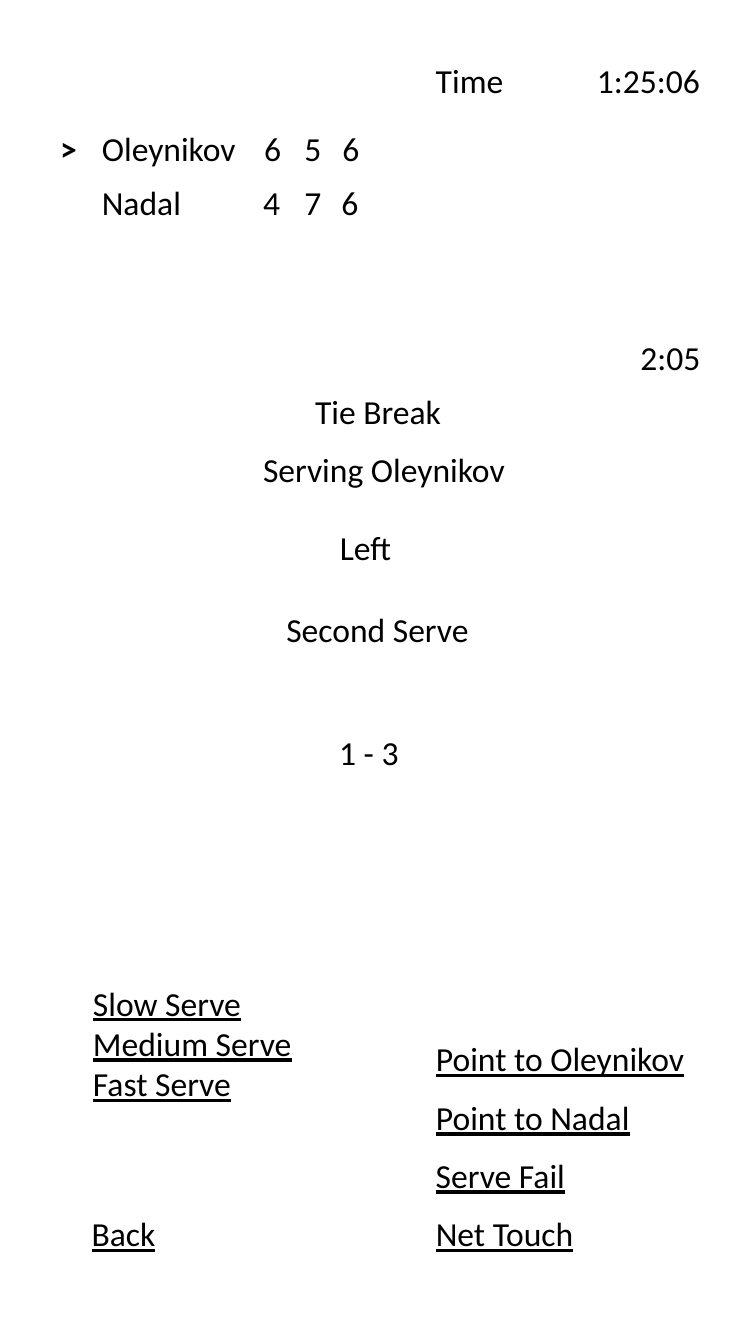
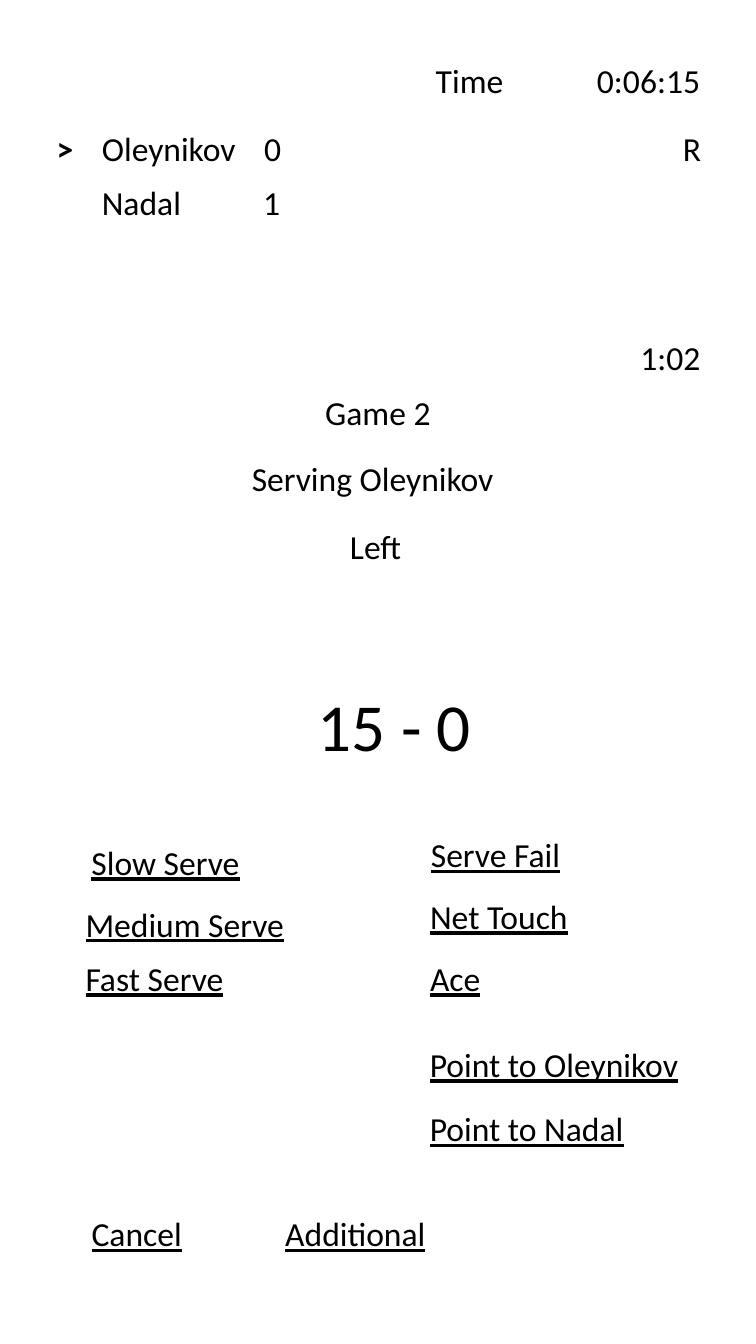
Before and after one commit to yuriyoleynikov/YoTennis, a slide deck: slide 46 of docs/UI.pptx (slide 7 before the commit). Drawn at 756x1344 pixels with LibreOffice and Linux fonts; fonts in the diff are those of the drawing. Boxes give left, top, right and bottom in pixels: in the first picture for what was removed or moved away, otherwise in the second. Text is boxed around its words. In the diff, an @@ line names an element or a change of style, - is before the commit and + after.

```diff
--- a/docs/UI.pptx
+++ b/docs/UI.pptx
@@ text at (x1=597, y1=70, x2=700, y2=94): text changed @@
-1:25:06
+0:06:15
@@ text ">" moved from (x1=47, y1=121, x2=91, y2=175) to (x1=43, y1=121, x2=87, y2=175) @@
@@ text at (x1=264, y1=139, x2=281, y2=162): text changed @@
-6
+0
@@ text removed at (x1=304, y1=139, x2=321, y2=162) @@
-5
@@ text removed at (x1=342, y1=138, x2=359, y2=162) @@
-6
@@ text added at (x1=683, y1=139, x2=701, y2=161), 18 pt, text #000000 @@
+R
@@ text at (x1=263, y1=193, x2=280, y2=215): text changed @@
-4
+1
@@ text removed at (x1=304, y1=193, x2=321, y2=215) @@
-7
@@ text removed at (x1=341, y1=192, x2=358, y2=216) @@
-6
@@ text at (x1=640, y1=348, x2=700, y2=371): text changed @@
-2:05
+1:02
@@ text removed at (x1=315, y1=400, x2=441, y2=425) @@
-Tie Break
@@ text added at (x1=325, y1=403, x2=431, y2=426), 18 pt, text #000000 @@
+Game 2
@@ text "Serving Oleynikov" moved from (x1=263, y1=458, x2=505, y2=488) to (x1=252, y1=467, x2=494, y2=497) @@
@@ text "Left" moved from (x1=340, y1=537, x2=391, y2=561) to (x1=350, y1=536, x2=401, y2=560) @@
@@ text removed at (x1=286, y1=618, x2=469, y2=643) @@
-Second Serve
@@ text added at (x1=318, y1=707, x2=471, y2=752), 36 pt, text #000000 @@
+15 - 0
@@ text removed at (x1=339, y1=743, x2=399, y2=766) @@
-1 - 3
@@ text "Serve Fail" moved from (x1=436, y1=1164, x2=565, y2=1194) to (x1=431, y1=843, x2=560, y2=873) @@
@@ text added at (x1=91, y1=851, x2=240, y2=881), 18 pt, text #000000, underline @@
+Slow Serve
@@ text "Medium Serve" moved from (x1=93, y1=992, x2=292, y2=1102) to (x1=86, y1=913, x2=284, y2=942) @@
@@ text "Net Touch" moved from (x1=436, y1=1222, x2=574, y2=1252) to (x1=430, y1=905, x2=568, y2=935) @@
@@ text added at (x1=86, y1=969, x2=224, y2=997), 18 pt, text #000000, underline @@
+Fast Serve
@@ text added at (x1=430, y1=969, x2=480, y2=997), 18 pt, text #000000, underline @@
+Ace
@@ text at (x1=93, y1=992, x2=241, y2=1021): paragraph removed @@
-Slow Serve
@@ text "Point to Oleynikov" moved from (x1=436, y1=1047, x2=684, y2=1077) to (x1=430, y1=1053, x2=678, y2=1083) @@
@@ text at (x1=93, y1=1074, x2=231, y2=1102): paragraph removed @@
-Fast Serve
@@ text "Point to Nadal" moved from (x1=436, y1=1106, x2=629, y2=1136) to (x1=430, y1=1117, x2=623, y2=1147) @@
@@ text removed at (x1=92, y1=1222, x2=156, y2=1252) @@
-Back
@@ text added at (x1=92, y1=1222, x2=182, y2=1252), 18 pt, text #000000, underline @@
+Cancel
@@ text added at (x1=285, y1=1222, x2=425, y2=1252), 18 pt, text #000000, underline @@
+Additional
```
Also in this commit, not shown: 9 other slides changed, 77 slides added, 4 slides removed.
